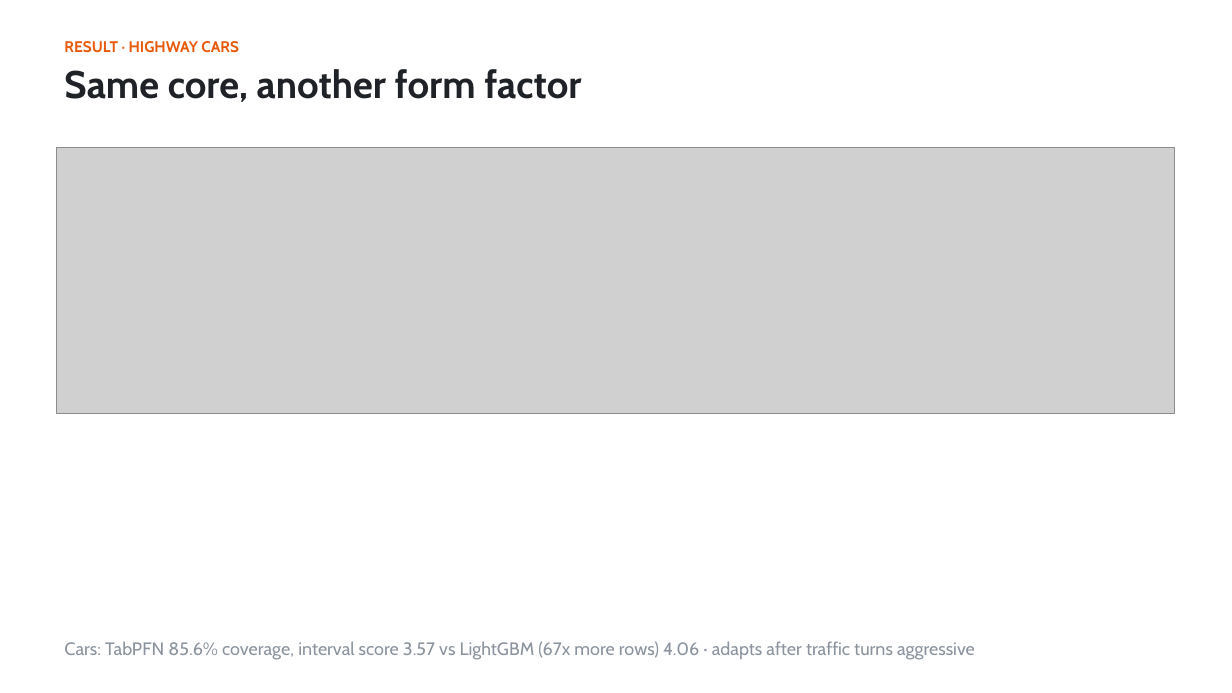
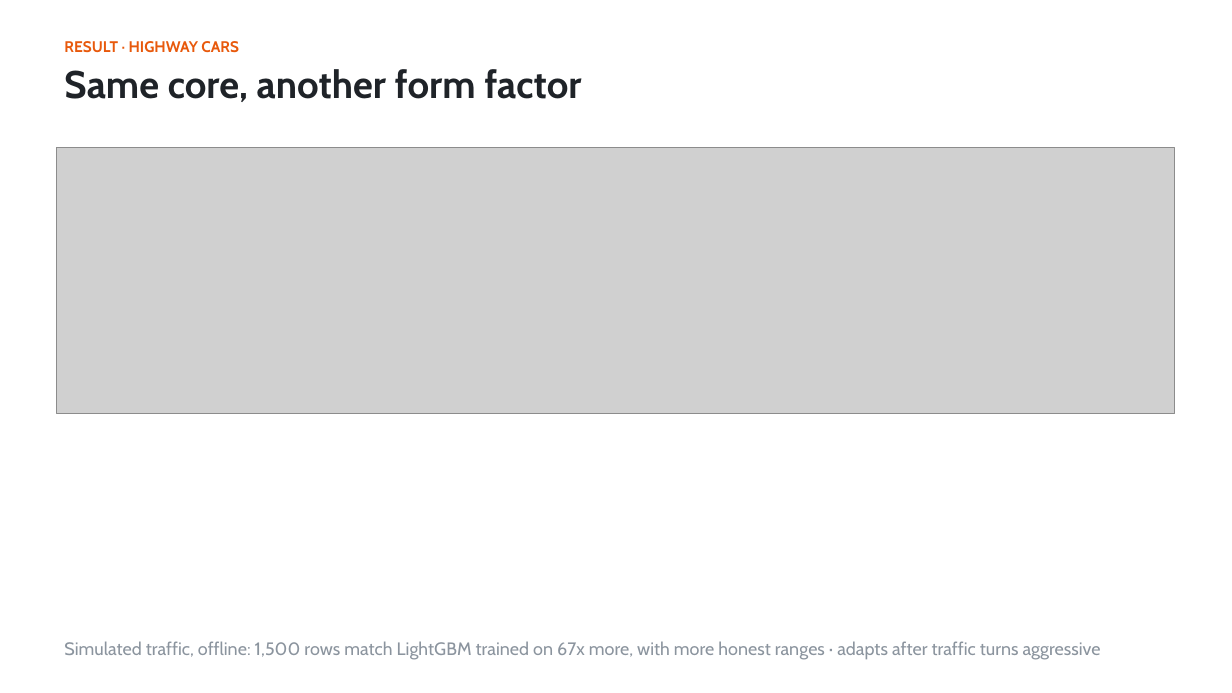
Before and after one commit to shiinalight/Foresight, a slide deck: slide 10 of deck/Foresight.pptx. Drawn at 1232x693 pixels with LibreOffice and Linux fonts; fonts in the diff are those of the drawing; grey boxes stand for pictures. Boxes give left, top, right and bottom in pixels: in the first picture for what was removed or moved away, otherwise in the second. Text is boxed around its words. In the diff, an @@ line names an element or a change of style, - is before the commit and + after.

```diff
--- a/deck/Foresight.pptx
+++ b/deck/Foresight.pptx
@@ text at (64, 641, 1101, 660): text changed @@
-Cars: TabPFN 85.6% coverage, interval score 3.57 vs LightGBM (67x more rows) 4.06 · adapts after traffic turns aggressive
+Simulated traffic, offline: 1,500 rows match LightGBM trained on 67x more, with more honest ranges · adapts after traffic turns aggressive
```
Also in this commit, not shown: 2 other slides changed, 1 slide added, 1 slide removed, 2 other files.
